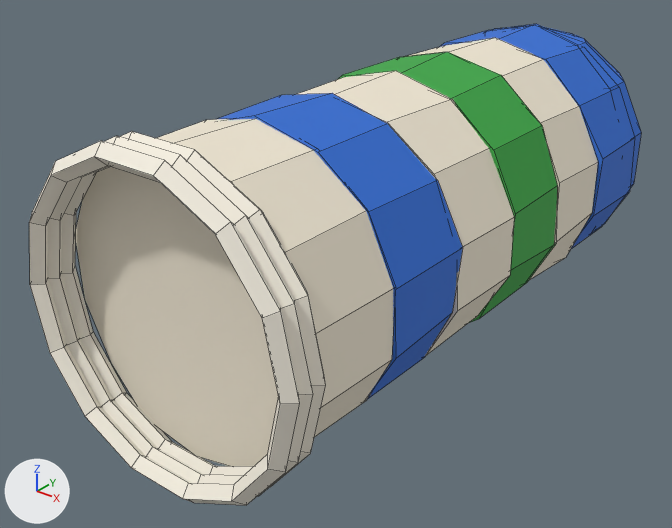
The FBX model art/fbx/sockTunnel.fbx: old version first, new version second.
One viewpoint serves both versions: a 50 mm camera at (4.3, -6.13, 4.3) aimed at (-0.39, -0.27, 0.66). Every picture has the same lights, and +X, +Y and +Z are marked at lower left. The picture after the commit comes second. Mesh edges are drawn as thin lines.

Names of what the first picture shows: 'sockTunnel'.
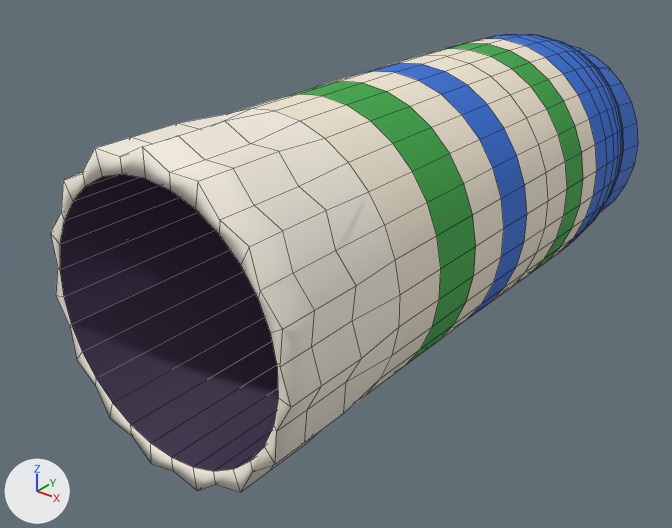
What differs and where, as boxes [x1, y1, x2, y2] in the pictures (672 x 528 px):
'sockTunnel', reshaped
    before: [29, 24, 641, 506]
    after: [50, 34, 638, 492]
part 1 of me_socktunnel, rebuilt (mostly hidden before)
    before: [492, 27, 641, 225]
    after: [50, 34, 638, 492]
part 2 of me_socktunnel, deleted
    before: [29, 24, 635, 506]

The change in detail:
Material 'K_3a2a4a' (mat_k_3a2a4a) is new.
Its base color is (0.0423, 0.0232, 0.0685) (dark purple #3a2a4a).
Its roughness is 0.75.
me_socktunnel is used by ob_socktunnel; location (0.0, 0.0, 0.0); rotation (1.571, 0.0, 0.0), in degrees (90, 0, 0).
me_socktunnel had 474 vertices, 392 faces and spanned x -1.3..1.3, y -0.07..2.47, z -3.34..2.8.
me_socktunnel now has 793 vertices, 761 faces and spans x -1.16..1.16, y -0.04..2.47, z -3.57..2.64.
me_socktunnel part 1: the loose piece of 86 vertices spanning x -1.14..1.14, y 0.0..2.4, z -3.34..-1.46 is rebuilt with 721 vertices and now spans x -1.16..1.16, y -0.04..2.47, z -3.57..2.64.
me_socktunnel part 2: 11 loose pieces with 388 vertices, spanning x -1.3..1.3, y -0.07..2.47, z -2.43..2.8, are deleted.
Other edits to the shape of me_socktunnel do not show in these pictures.
me_socktunnel gains material mat_k_3a2a4a (dark purple #3a2a4a).
